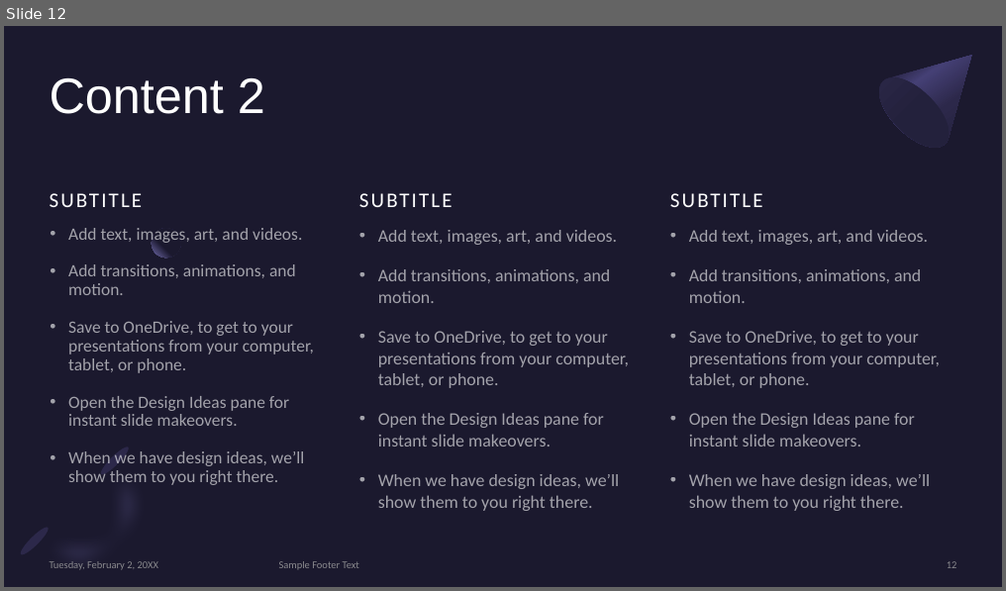
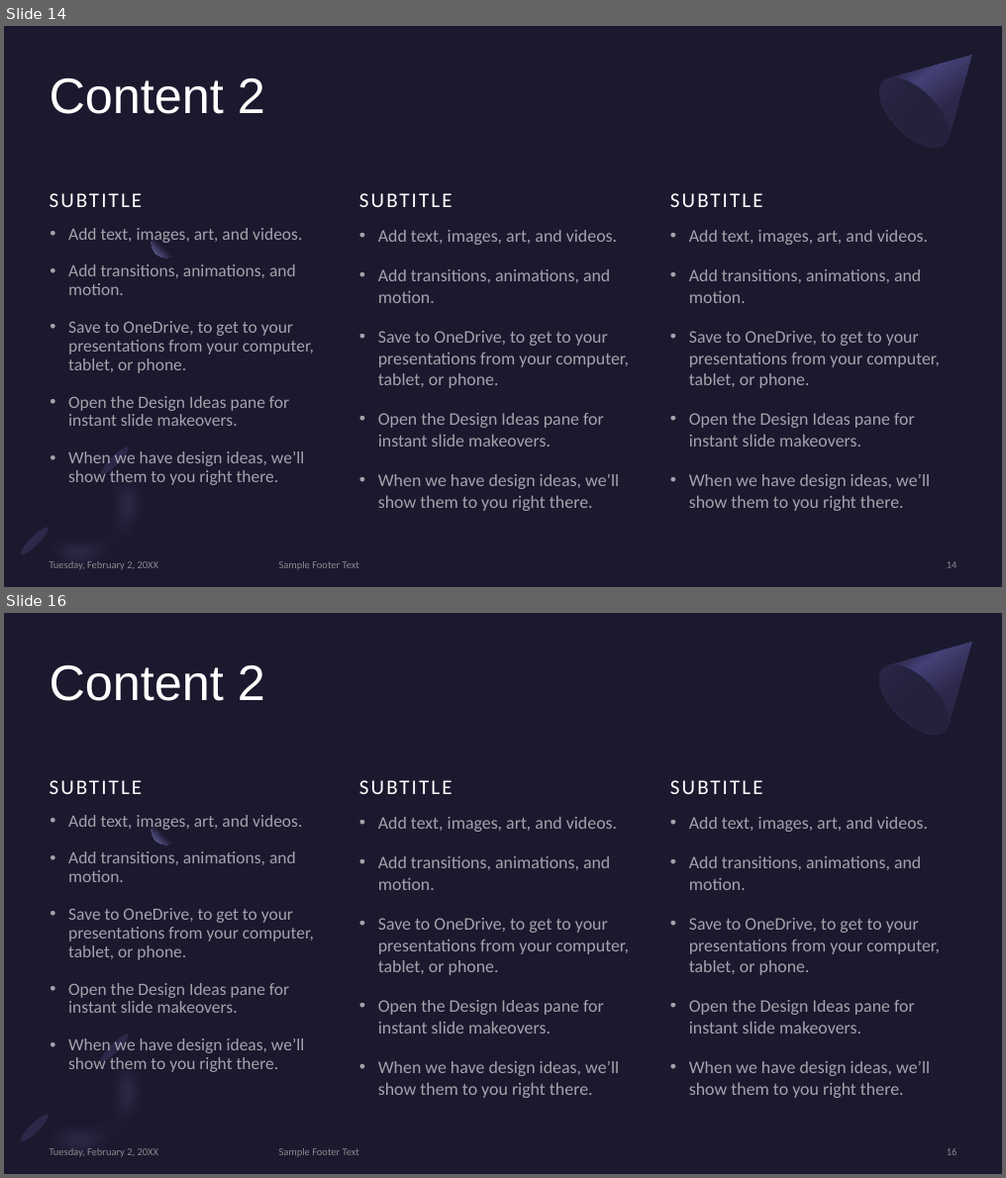
Before and after one commit to CMccormick0003/Data_Science_Salary_Trends, a slide deck: Presentation/draft_presentation_salaries_2023.pptx. Shown one above the other, each under a label of ours: slide 12 before the commit, slides 14 and 16 after it; the slides between them are not shown. The pictures are 1006x591 and 1006x1178 pixels, drawn with LibreOffice and Linux fonts; fonts in the diff are those of the drawing. Boxes give left, top, right and bottom in pixels: in the first picture for what was removed or moved away, otherwise in the second. Text is boxed around its words. In the diff, an @@ line names an element or a change of style, - is before the commit and + after.

```diff
--- a/Presentation/draft_presentation_salaries_2023.pptx
+++ b/Presentation/draft_presentation_salaries_2023.pptx
@@ slide 16 added at (x1=4, y1=613, x2=1002, y2=1174), background #1B192E; not listed: 6 template elements that a slide beside it also shows @@
@@ title added at (x1=50, y1=665, x2=265, y2=701), 48 pt, text #FFFFFF @@
+Content 2
@@ text added at (x1=49, y1=755, x2=341, y2=799), 20 pt, text #FFFFFF @@
+SUBTITLE
@@ text added at (x1=359, y1=755, x2=651, y2=799), 20 pt, text #FFFFFF @@
+SUBTITLE
@@ text added at (x1=670, y1=755, x2=962, y2=799), 20 pt, text #FFFFFF @@
+SUBTITLE
@@ text added at (x1=68, y1=815, x2=314, y2=1072), 16.6 pt, text #FFFFFF at 60% opacity @@
+• Add text, images, art, and videos.
+• Add transitions, animations, and motion.
+• Save to OneDrive, to get to your presentations from your computer, tablet, or phone.
+• Open the Design Ideas pane for instant slide makeovers.
+• When we have design ideas, we’ll show them to you right there.
@@ text added at (x1=378, y1=817, x2=629, y2=1098), 17 pt, text #FFFFFF at 60% opacity @@
+• Add text, images, art, and videos.
+• Add transitions, animations, and motion.
+• Save to OneDrive, to get to your presentations from your computer, tablet, or phone.
+• Open the Design Ideas pane for instant slide makeovers.
+• When we have design ideas, we’ll show them to you right there.
@@ text added at (x1=689, y1=817, x2=940, y2=1098), 17 pt, text #FFFFFF at 60% opacity @@
+• Add text, images, art, and videos.
+• Add transitions, animations, and motion.
+• Save to OneDrive, to get to your presentations from your computer, tablet, or phone.
+• Open the Design Ideas pane for instant slide makeovers.
+• When we have design ideas, we’ll show them to you right there.
@@ text added at (x1=50, y1=1149, x2=159, y2=1157), 10 pt, text #A6A6A6 at 80% opacity @@
+Tuesday, February 2, 20XX
@@ text added at (x1=279, y1=1149, x2=359, y2=1157), 10 pt, text #A6A6A6 at 80% opacity @@
+Sample Footer Text
@@ page number added at (x1=946, y1=1149, x2=957, y2=1156), 10 pt, text #A6A6A6 at 80% opacity @@
+16
@@ what was slide 12 is now slide 14 @@
@@ page number at (x1=946, y1=562, x2=957, y2=569): text changed @@
-12
+14
```
Also in this commit, not shown: 8 slides changed, 6 other slides added, 1 other file.
